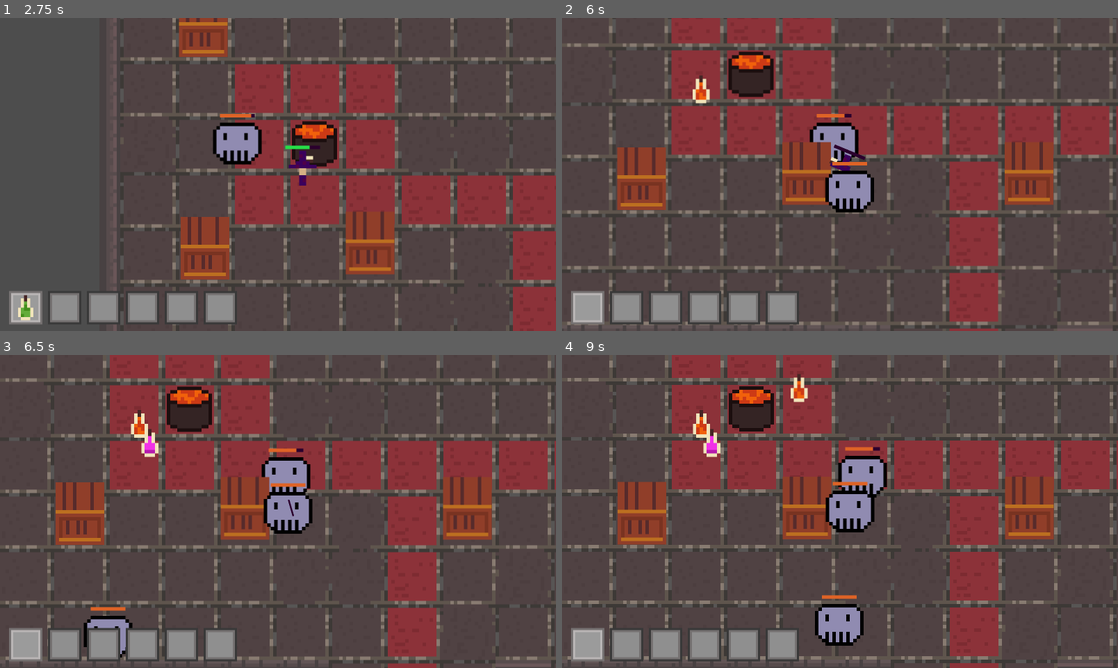
Above: before the commit, frames 1-4 (two rows, left to right).
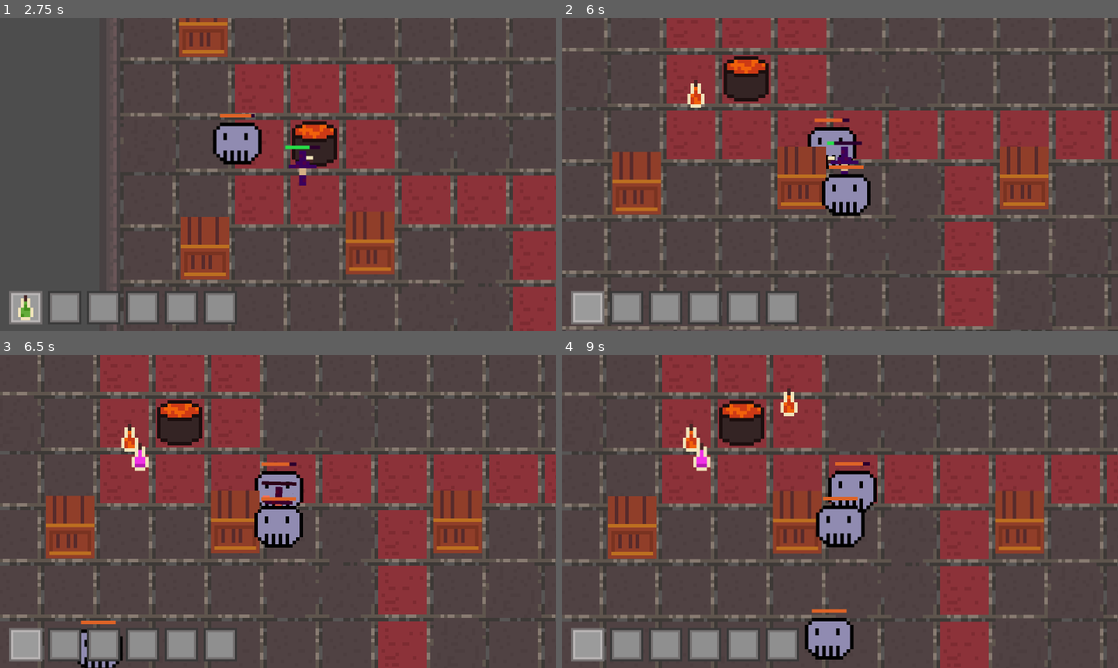
Above: after the commit, the same moments.

Repository: chluebi/ludum-dare-58
Game: Godot game, scene res://main.tscn
The game is run twice, just before and just after one commit, with the same random seed, the same clock (stepped at 60 frames per second) and the same inputs.
Inputs (mouse positions are in pixels of both pictures, inside the frame that each line leads up to):
- Up to frame 1 (2.75 s): move the mouse to (400, 158) at 0.52 s; hold D (move_right) 0.53-1.28 s; hold F (drink) 0.53-1.28 s; move the mouse to (166, 190) at 1.27 s; hold S (move_down) 1.28-2.03 s; tap F (drink) at 1.35, 2.3 s; move the mouse to (333, 105) at 2.02 s; press the mouse at (333, 105) at 2.03 s; hold D (move_right) from 2.03 s (still down)
- Up to frame 2 (6 s): move the mouse to (812, 237) at 2.77 s; release D (move_right) at 2.78 s; release the mouse at (812, 237) at 2.78 s; hold W (move_up) 2.78-3.53 s; tap F (drink) at 2.85, 4.55, 5.85 s; move the mouse to (1006, 221) at 3.52 s; hold F (drink) 3.53-4.28 s; hold A (move_left) 3.53-5.03 s; move the mouse to (673, 127) at 4.27 s; click (673, 127) at 4.35 s; move the mouse to (867, 174) at 5.02 s; hold S (move_down) 5.03-5.78 s; hold F (drink) 5.03-5.78 s; move the mouse to (756, 96) at 5.77 s; hold D (move_right) from 5.78 s (still down)
- Up to frame 3 (6.5 s): keep holding D (move_right)
- Up to frame 4 (9 s): move the mouse to (962, 495) at 6.52 s; release D (move_right) at 6.53 s; press the mouse at (962, 495) at 6.53 s; hold W (move_up) 6.53-7.28 s; tap F (drink) at 6.8, 7.35 s; move the mouse to (728, 527) at 7.27 s; release the mouse at (728, 527) at 7.28 s; hold D (move_right) 7.28-8.03 s; move the mouse to (895, 442) at 8.02 s; hold S (move_down) 8.03-8.78 s; hold F (drink) 8.03-8.78 s; move the mouse to (812, 574) at 8.77 s; hold A (move_left) from 8.78 s (still down); click (812, 574) at 8.85 s

Frame 1 is identical in both runs. In frame 2, 23% of the frame differs, in the area x 0-100%, y 0-100%; in frame 3, 26%; in frame 4, 27%.

Commit message:
green = heal, pink = regen, more sprites

Diff:
--- a/effect_manager.gd
+++ b/effect_manager.gd
@@ -42,8 +42,12 @@
 func activity_strength(color) -> int:
 	return effect_dictionary[color].activity_strength(time)
 
-func activate(color: Constants.potion_type):
+func activate(drinker, color: Constants.potion_type):
 	if color in effect_dictionary:
 		var duration = effect_dictionary[color].start(time)
 		var hud := $"../HUD"
 		hud.add_potion_ui_effect(duration, color)
+
+	#immediate effects
+	if color == Constants.potion_type.green:
+		drinker.health.heal_damage(25)
--- a/inventory_manager.gd
+++ b/inventory_manager.gd
@@ -47,19 +47,19 @@
 	var hud = $"../HUD"
 	hud.render_slots(is_empty, entries, current_slot_index)
 
-
+@onready var player = $"../Environment/player"
 func drink():
 	if is_empty[current_slot_index]:
 		return
 
 	is_empty[current_slot_index] = true
 	var effect_manager = $"../effect_manager"
-	effect_manager.activate(entries[current_slot_index])
+	effect_manager.activate(player, entries[current_slot_index])
 	_update()
 
 func drink_from_ground(potion_type: Constants.potion_type):
 	var effect_manager = $"../effect_manager"
-	effect_manager.activate(potion_type)
+	effect_manager.activate(player, potion_type)
 	_update()
 
 
--- a/player.gd
+++ b/player.gd
@@ -75,6 +75,9 @@
 	if (velocity.length() > effective_max):
 		velocity = velocity.normalized() * effective_max # make sure that we never extrapolate, i.e. go faster than max_speed
 
+	var regen = float(EFFECT_MANAGER.activity_strength(Constants.potion_type.pink))
+	if regen > 0:
+		health.heal_damage(regen * delta * 15)
 	move_and_slide()
 
 func on_potion_pickup(pot):
Binary file changed: big-sheet.png
Not shown: 1 places in main.tscn that only renumber resources
